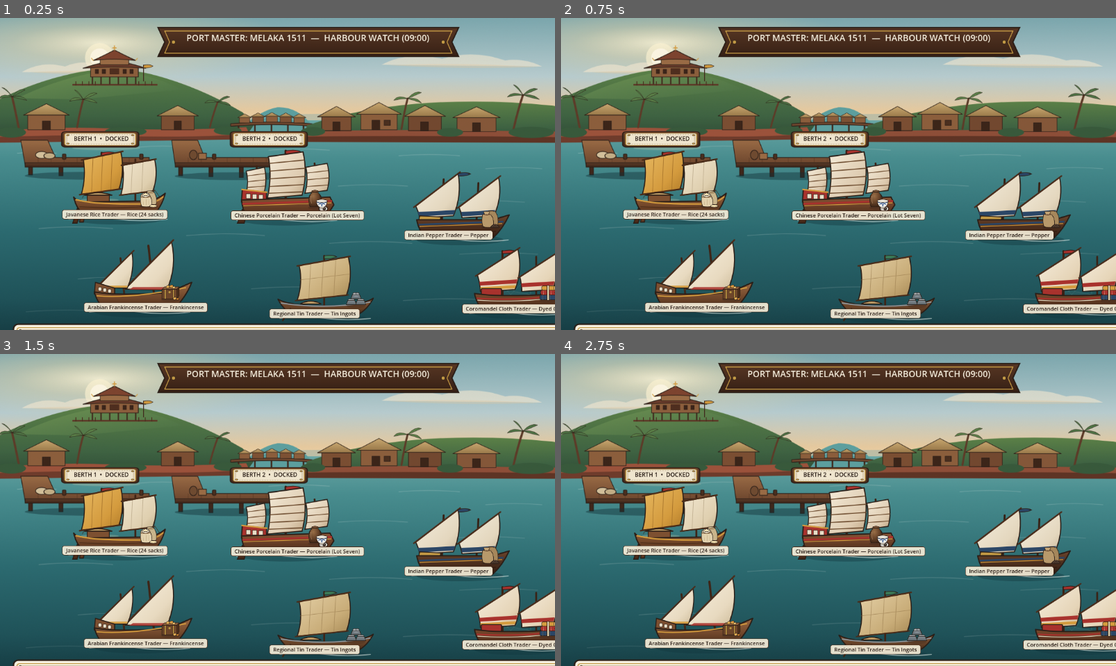
Above: before the commit, frames 1-4 (two rows, left to right).
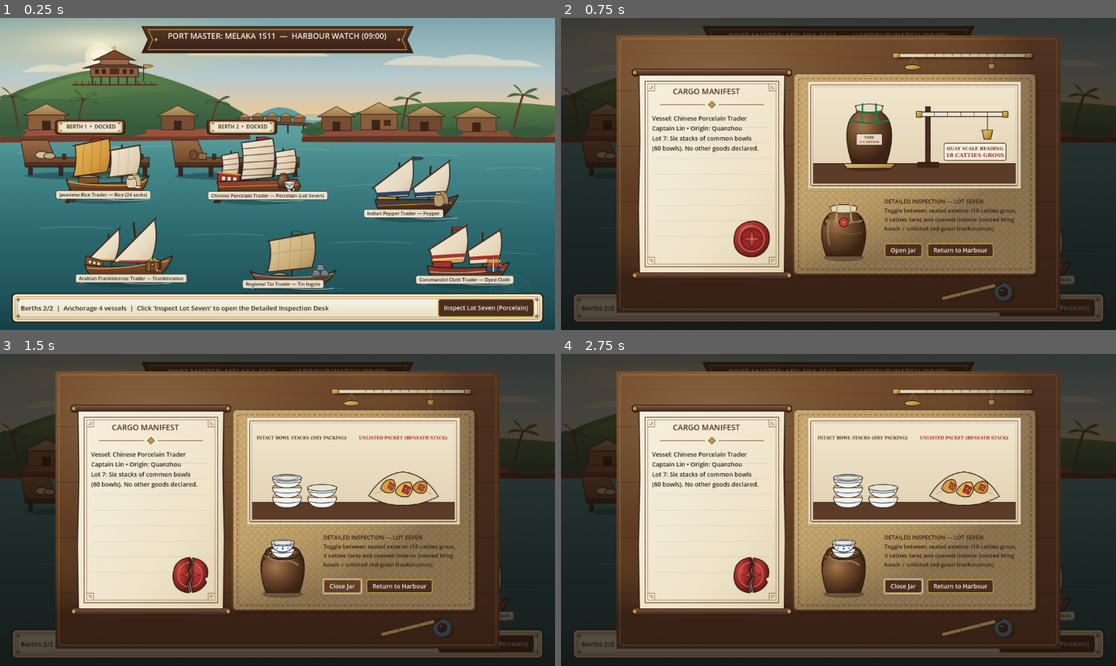
Above: after the commit, the same moments.

Repository: amylhk/port-master
Game: Godot game, scene res://scenes/harbour_visual_preview.tscn
Two runs of this game, one before a commit and one after it. Both use one fixed random seed, a clock stepped at 60 frames per second and the inputs below. This scene is started directly instead of the project's main scene.
Inputs (mouse positions are in pixels of both pictures, inside the frame that each line leads up to):
- Up to frame 1 (0.25 s): no input
- Up to frame 2 (0.75 s): click (1049, 308) at 0.5 s, where only the run after the commit has a clickable "Inspect Lot Seven (Porcelain)"
- Up to frame 3 (1.5 s): click (344, 584) at 1.25 s, where only the run after the commit has a clickable "Open Jar"
- Up to frame 4 (2.75 s): click (1049, 644) at 2 s, where only the run after the commit has a clickable "Inspect Lot Seven (Porcelain)"

The runs differ from the first frame. In frame 1, 36% of the frame differs, in the area x 2-100%, y 2-100%; in frame 2, 96%; in frame 3, 96%, in the area x 0-100%, y 0-100%; in frame 4, 96%.

Commit message:
Scale Stage A visual preview stage to fit viewport size
Co-Authored-By: Amy Lui <amyluihokwan@gmail.com>

Diff:
--- a/scripts/harbour_visual_preview.gd
+++ b/scripts/harbour_visual_preview.gd
@@ -82,6 +82,9 @@
     "anchor_4": Vector2(935, 448),
 }
 
+const DESIGN_SIZE := Vector2(1280.0, 720.0)
+
+var stage: Control
 var inspection_overlay: Control
 var jar_opened := false
 var jar_tex_rect: TextureRect
@@ -93,10 +96,32 @@
 
 
 func _ready() -> void:
+    var letterbox := ColorRect.new()
+    letterbox.color = INK
+    letterbox.set_anchors_and_offsets_preset(Control.PRESET_FULL_RECT)
+    add_child(letterbox)
+
+    stage = Control.new()
+    stage.size = DESIGN_SIZE
+    add_child(stage)
+
     _build_harbour_layer()
     _build_inspection_overlay()
+    resized.connect(_fit_stage)
+    _fit_stage()
     if OS.get_environment("OPEN_INSPECTION") == "1":
         _open_inspection(VESSELS[1], true)
+
+
+func _fit_stage() -> void:
+    if stage == null:
+        return
+    var vp := get_viewport_rect().size
+    if vp.x <= 0.0 or vp.y <= 0.0:
+        return
+    var s: float = minf(vp.x / DESIGN_SIZE.x, vp.y / DESIGN_SIZE.y)
+    stage.scale = Vector2(s, s)
+    stage.position = (vp - DESIGN_SIZE * s) * 0.5
 
 
 func _build_harbour_layer() -> void:
@@ -104,8 +129,8 @@
     bg.texture = load("res://assets/art/harbour/harbour_backdrop.png")
     bg.expand_mode = TextureRect.EXPAND_IGNORE_SIZE
     bg.stretch_mode = TextureRect.STRETCH_KEEP_ASPECT_COVERED
-    bg.set_anchors_and_offsets_preset(Control.PRESET_FULL_RECT)
-    add_child(bg)
+    bg.size = DESIGN_SIZE
+    stage.add_child(bg)
 
     # Header banner
     var banner := TextureRect.new()
@@ -113,7 +138,7 @@
     banner.position = Vector2(320, 10)
     banner.size = Vector2(640, 64)
     banner.expand_mode = TextureRect.EXPAND_IGNORE_SIZE
-    add_child(banner)
+    stage.add_child(banner)
 
     var title := Label.new()
     title.text = "PORT MASTER: MELAKA 1511  —  HARBOUR WATCH (09:00)"
@@ -122,7 +147,7 @@
     title.horizontal_alignment = HORIZONTAL_ALIGNMENT_CENTER
     title.add_theme_font_size_override("font_size", 18)
     title.add_theme_color_override("font_color", PARCHMENT)
-    add_child(title)
+    stage.add_child(title)
 
     # Berth markers above jetties so ships never occlude them
     _add_berth_marker(Vector2(124, 232), "BERTH 1  •  DOCKED")
@@ -142,7 +167,7 @@
     strip.patch_margin_bottom = 24
     strip.position = Vector2(24, 632)
     strip.size = Vector2(1232, 74)
-    add_child(strip)
+    stage.add_child(strip)
 
     var row := HBoxContainer.new()
     row.position = Vector2(24, 16)
@@ -169,7 +194,7 @@
     plate.texture = load("res://assets/art/harbour/berth_marker.png")
     plate.position = pos
     plate.size = Vector2(168, 40)
-    add_child(plate)
+    stage.add_child(plate)
 
     var lbl := Label.new()
     lbl.text = caption
@@ -185,7 +210,7 @@
     var holder := Control.new()
     holder.position = pos
     holder.size = Vector2(240, 175)
-    add_child(holder)
+    stage.add_child(holder)
 
     var ship := TextureRect.new()
     ship.texture = load(vessel["ship_tex"])
@@ -226,13 +251,13 @@
 
 func _build_inspection_overlay() -> void:
     inspection_overlay = Control.new()
-    inspection_overlay.set_anchors_and_offsets_preset(Control.PRESET_FULL_RECT)
+    inspection_overlay.size = DESIGN_SIZE
     inspection_overlay.visible = false
-    add_child(inspection_overlay)
+    stage.add_child(inspection_overlay)
 
     var dim := ColorRect.new()
     dim.color = Color(0.08, 0.05, 0.03, 0.72)
-    dim.set_anchors_and_offsets_preset(Control.PRESET_FULL_RECT)
+    dim.size = DESIGN_SIZE
     inspection_overlay.add_child(dim)
 
     var desk := TextureRect.new()
